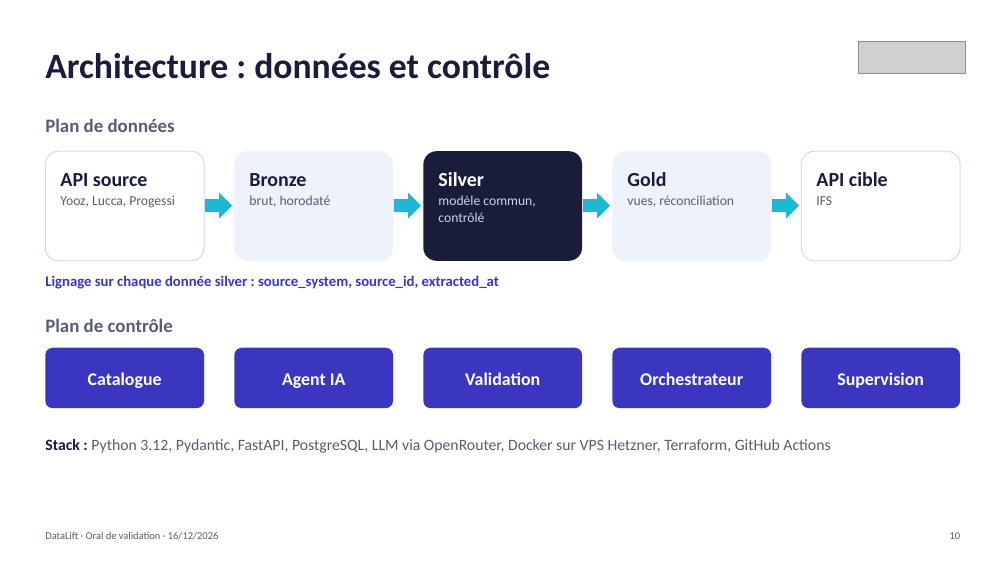
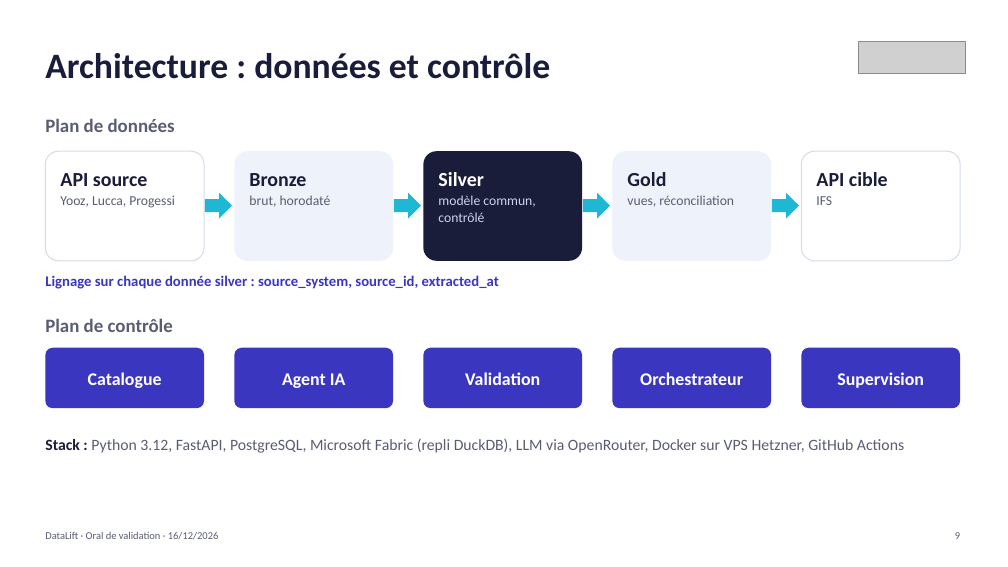
Before and after one commit to youcefaddou/datalift-modules, a slide deck: slide 9 of docs/oral/DataLift_oral_validation_16-12-2026.pptx (slide 10 before the commit). Drawn at 1008x567 pixels with LibreOffice and Linux fonts; fonts in the diff are those of the drawing; grey boxes stand for pictures. Boxes give left, top, right and bottom in pixels: in the first picture for what was removed or moved away, otherwise in the second. Text is boxed around its words. In the diff, an @@ line names an element or a change of style, - is before the commit and + after.

```diff
--- a/docs/oral/DataLift_oral_validation_16-12-2026.pptx
+++ b/docs/oral/DataLift_oral_validation_16-12-2026.pptx
@@ text at (45,439,904,453): text changed @@
-Stack : Python 3.12, Pydantic, FastAPI, PostgreSQL, LLM via OpenRouter, Docker sur VPS Hetzner, Terraform, GitHub Actions
+Stack : Python 3.12, FastAPI, PostgreSQL, Microsoft Fabric (repli DuckDB), LLM via OpenRouter, Docker sur VPS Hetzner, GitHub Actions
@@ text at (955,532,960,539): text changed @@
-10
+9
```
Also in this commit, not shown: 10 other slides changed, 1 slide removed.
